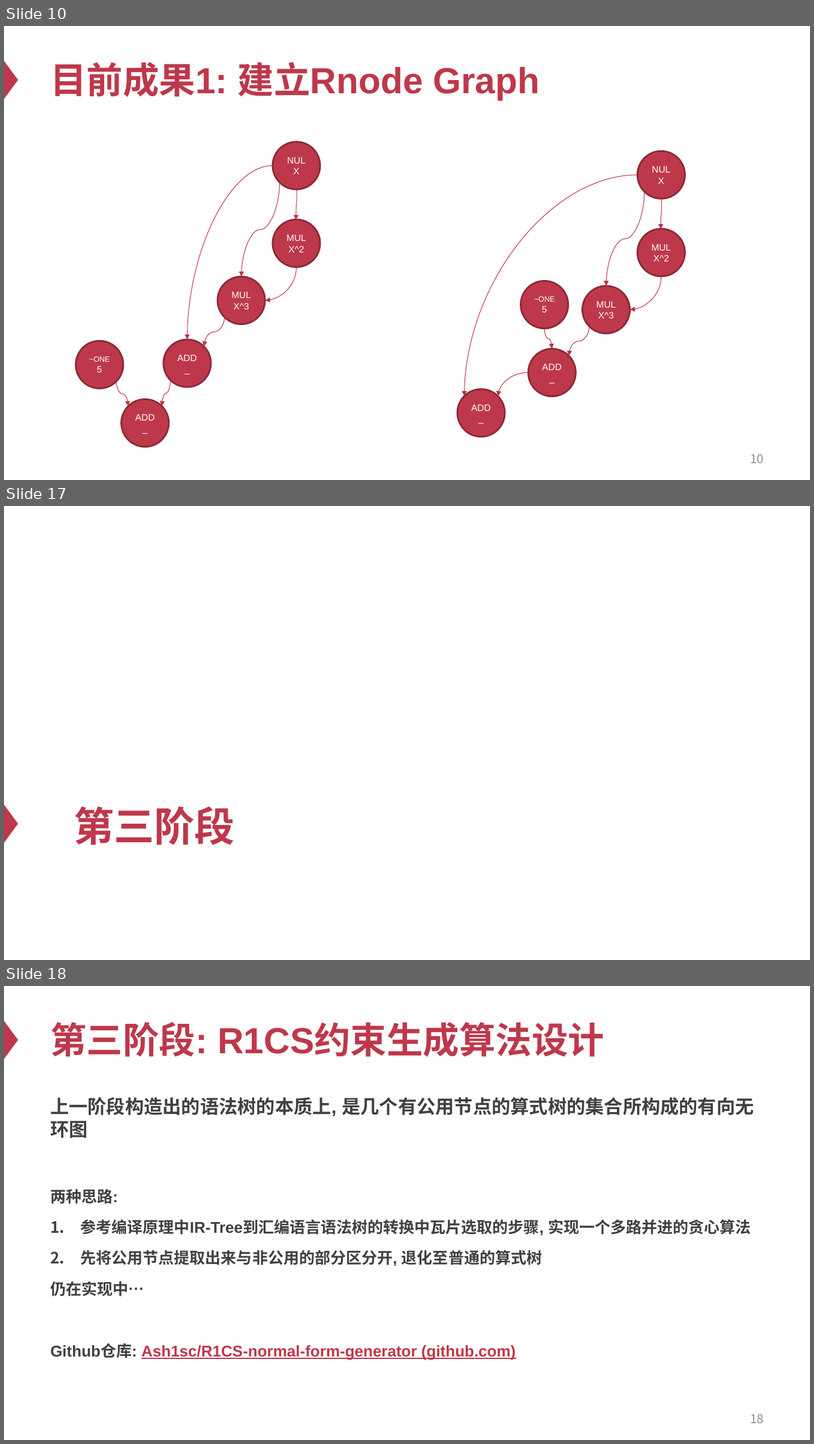
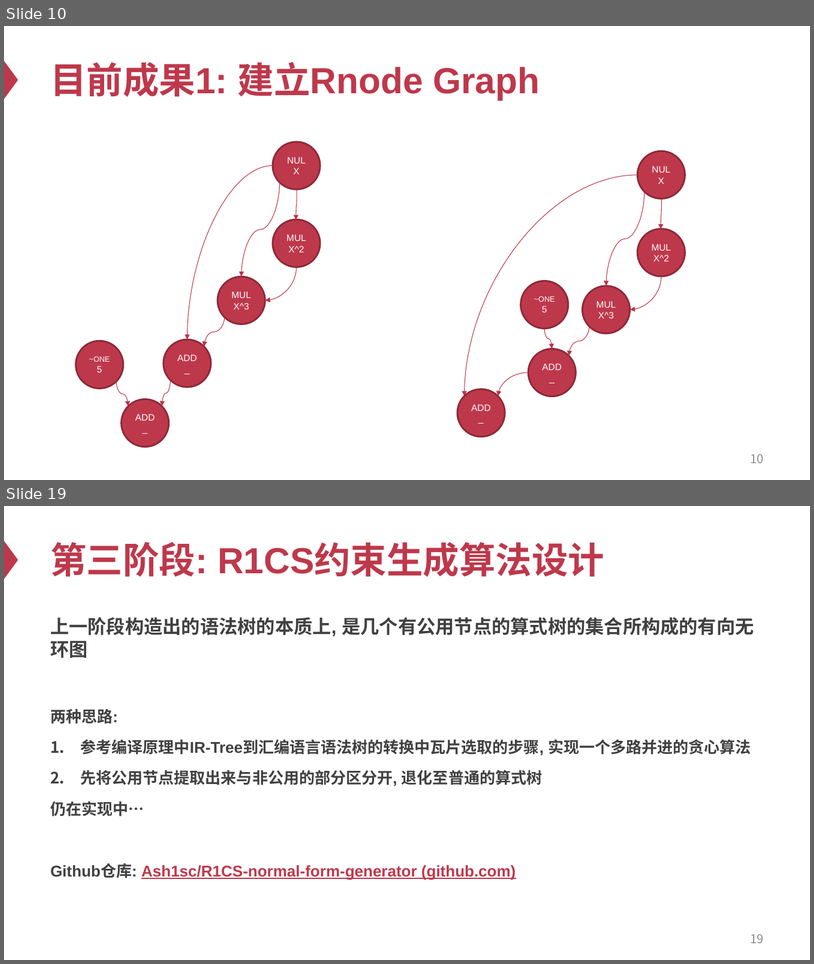
Before and after one commit to Ash1sc/R1CS-normal-form-generator, a slide deck: meeting_docs/中期答辩/中期答辩PPT.pptx. Shown one above the other, each under a label of ours: slides 10, 17 and 18 before the commit, slides 10 and 19 after it; the slides between them are not shown. The pictures are 814x1444 and 814x964 pixels, drawn with LibreOffice and Linux fonts; fonts in the diff are those of the drawing. Boxes give left, top, right and bottom in pixels: in the first picture for what was removed or moved away, otherwise in the second. Text is boxed around its words. In the diff, an @@ line names an element or a change of style, - is before the commit and + after.

```diff
--- a/meeting_docs/中期答辩/中期答辩PPT.pptx
+++ b/meeting_docs/中期答辩/中期答辩PPT.pptx
@@ slide 17 removed at (x1=4, y1=506, x2=810, y2=960), background #FFFFFF @@
@@ triangle removed at (x1=4, y1=804, x2=18, y2=843) @@
@@ title removed at (x1=74, y1=806, x2=235, y2=844) @@
-第三阶段
@@ what was slide 18 is now slide 19 @@
@@ page number at (x1=750, y1=934, x2=764, y2=943): text changed @@
-18
+19
```
Also in this commit, not shown: 4 slides changed, 4 slides added, 2 other slides removed.
